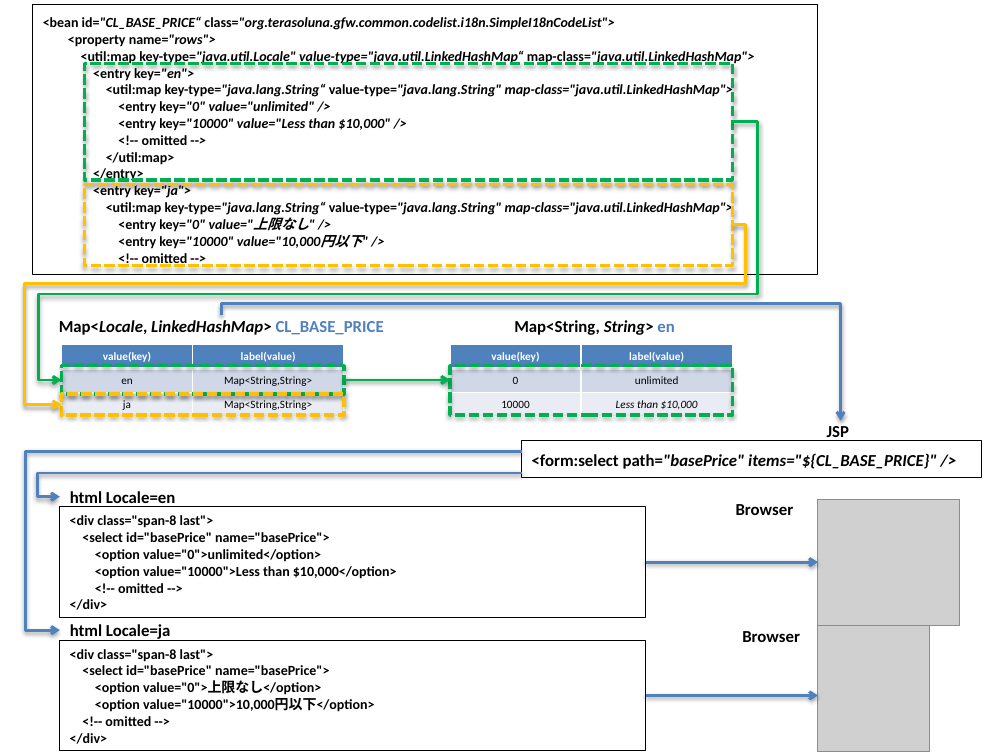
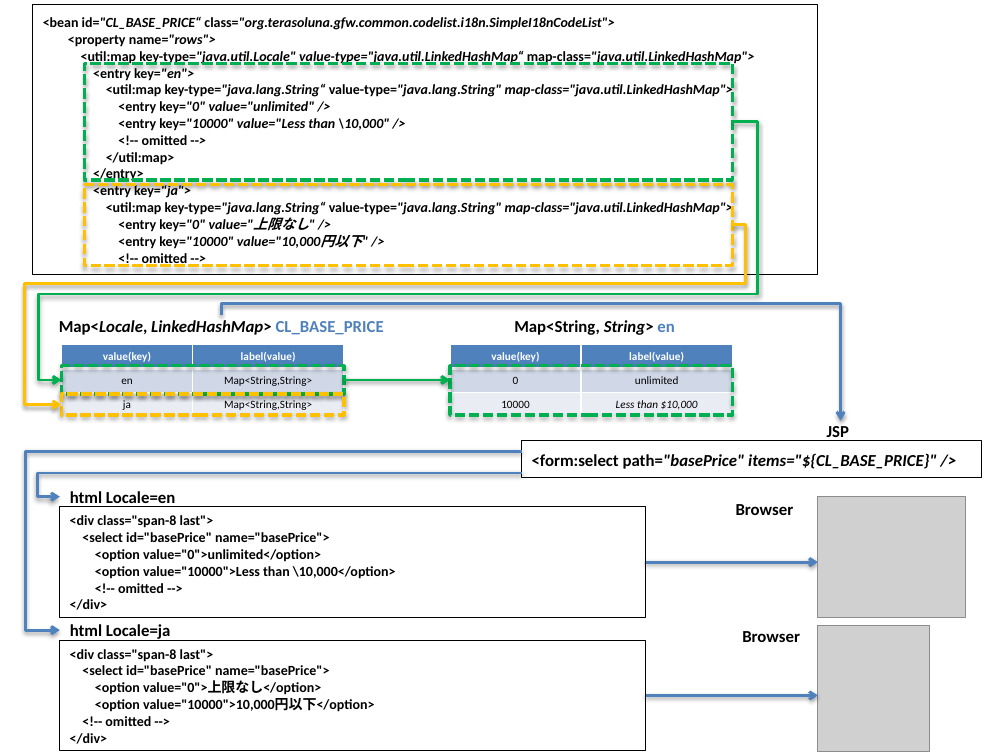
Before and after one commit to garbagetown/guideline, a slide deck: slide 4 of source/ArchitectureInDetail/images_CodeList/materialCodeList.pptx. Drawn at 1008x756 pixels with LibreOffice and Linux fonts; fonts in the diff are those of the drawing; grey boxes stand for pictures. Boxes give left, top, right and bottom in pixels: in the first picture for what was removed or moved away, otherwise in the second. Text is boxed around its words. In the diff, an @@ line names an element or a change of style, - is before the commit and + after.

```diff
--- a/source/ArchitectureInDetail/images_CodeList/materialCodeList.pptx
+++ b/source/ArchitectureInDetail/images_CodeList/materialCodeList.pptx
@@ text in rectangle at [118,118,389,131]: text changed @@
-<entry key="10000" value="Less than $10,000" />
+<entry key="10000" value="Less than \10,000" />
@@ picture: place and size @@
-picture at [817,499,960,625]
+picture at [817,497,966,618]
@@ text in rectangle at [95,566,396,579]: text changed @@
-<option value="10000">Less than $10,000</option>
+<option value="10000">Less than \10,000</option>
```
Also in this commit, not shown: 3 other files.
